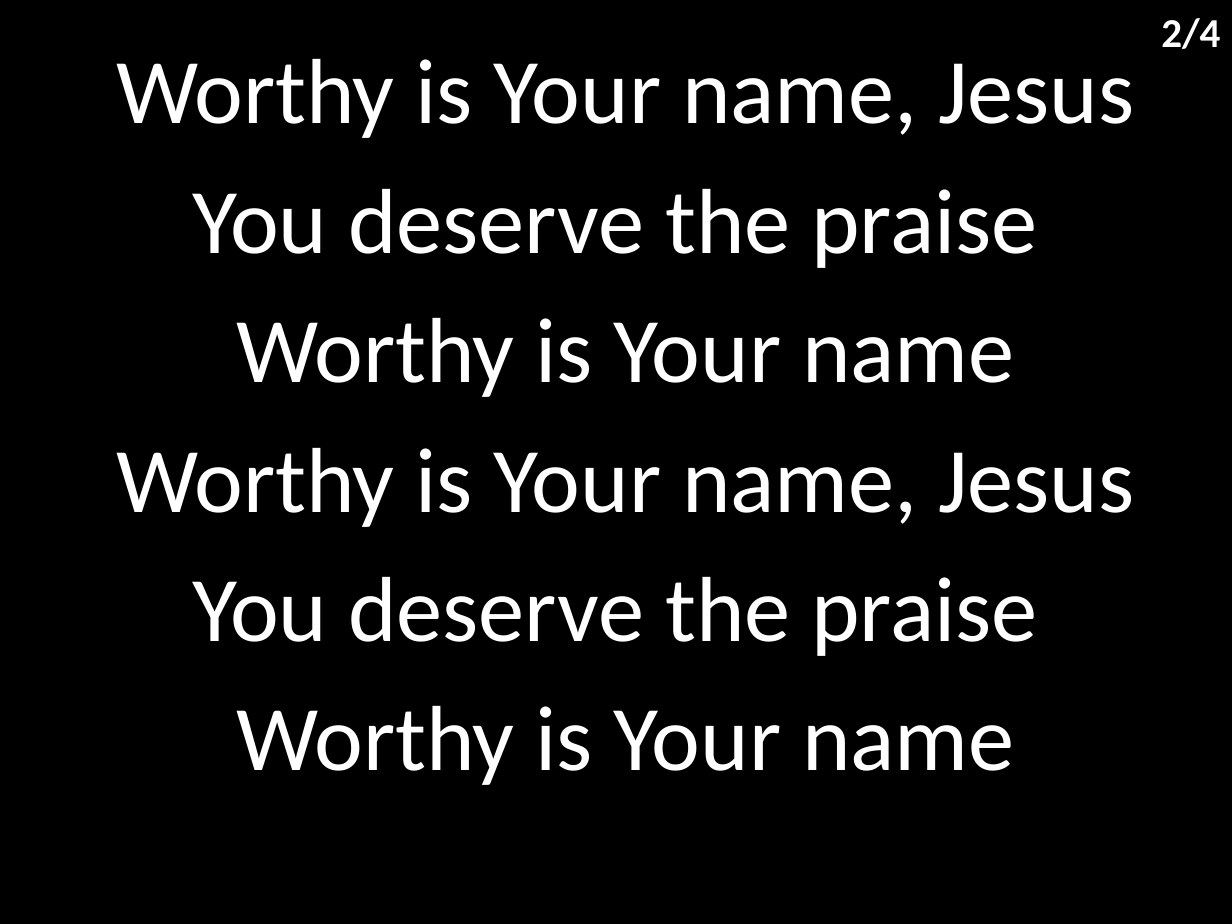
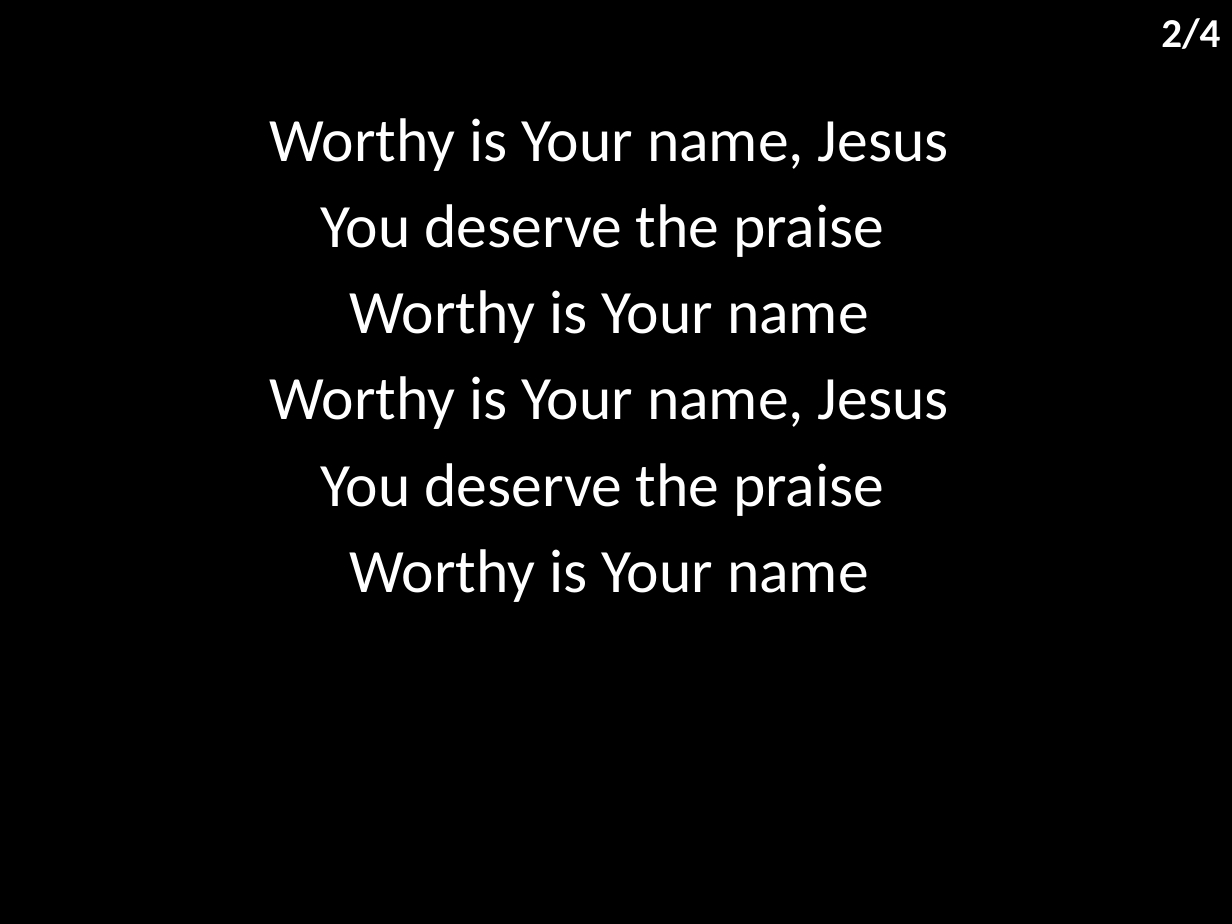
Before and after one commit to hoo-are-ya/worship, a slide deck: slide 3 of docs/songs/worthy.pptx. Drawn at 1232x924 pixels with LibreOffice and Linux fonts; fonts in the diff are those of the drawing. Boxes give left, top, right and bottom in pixels: in the first picture for what was removed or moved away, otherwise in the second. Text is boxed around its words. In the diff, an @@ line names an element or a change of style, - is before the commit and + after.

```diff
--- a/docs/songs/worthy.pptx
+++ b/docs/songs/worthy.pptx
@@ subtitle "Worthy is Your name, Jesus": place and size @@
-subtitle "Worthy is Your name, Jesus" at box(116, 59, 1134, 785)
+subtitle "Worthy is Your name, Jesus" at box(270, 118, 949, 602)
@@ subtitle "Worthy is Your name, Jesus" at box(270, 118, 949, 602): size 54 to 36 pt; less space between paragraphs @@
```
Also in this commit, not shown: 3 other slides changed, 3 other files.
